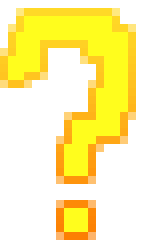
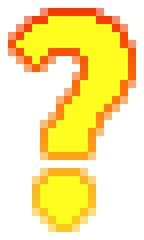
The second w=144, h=240 image is a revision of the first. Changes to its layers:
added layer "?" above "레이어 5 복사 2" over left=16, top=16, right=128, bottom=224
hid "레이어 5 복사 2" over left=8, top=16, right=128, bottom=232
